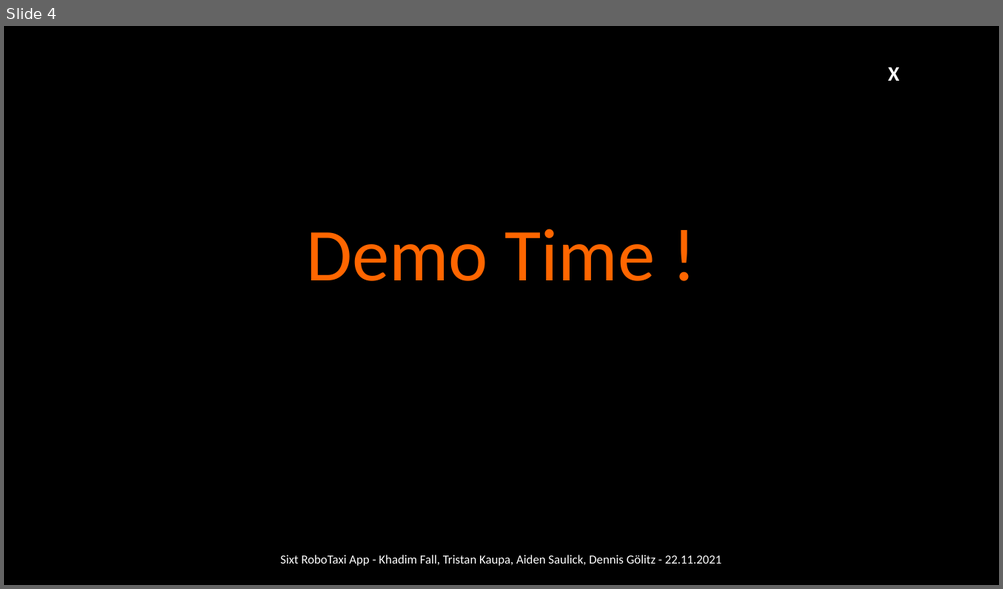
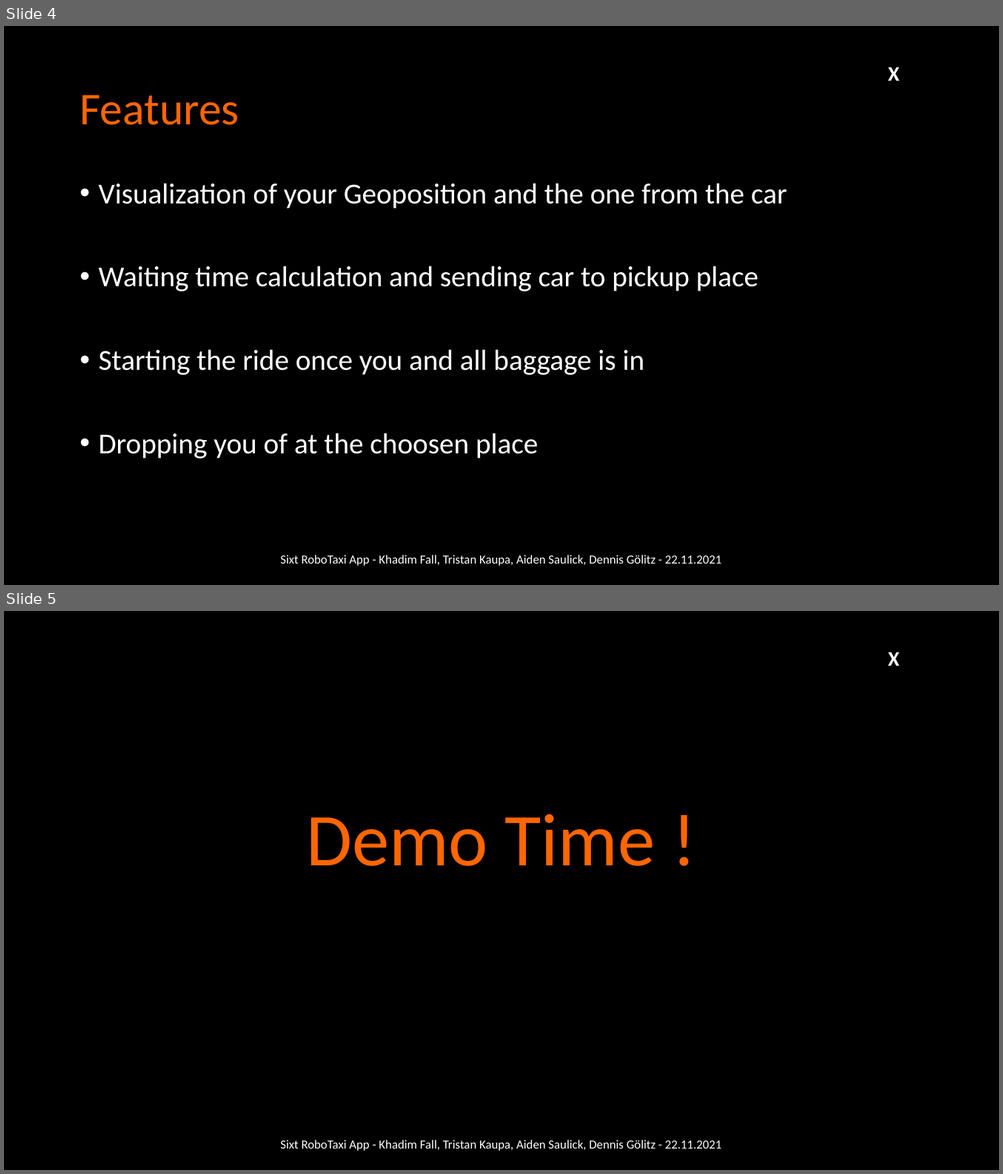
Before and after one commit to mono424/hackatum_sixt_flutter_app, a slide deck: Sixt_RoboTaxi_App.pptx. Shown one above the other, each under a label of ours: slide 4 before the commit, slides 4 and 5 after it. The pictures are 1003x589 and 1003x1174 pixels, drawn with LibreOffice and Linux fonts; fonts in the diff are those of the drawing; background and template pictures are left out. Boxes give left, top, right and bottom in pixels: in the first picture for what was removed or moved away, otherwise in the second. Text is boxed around its words. In the diff, an @@ line names an element or a change of style, - is before the commit and + after.

```diff
--- a/Sixt_RoboTaxi_App.pptx
+++ b/Sixt_RoboTaxi_App.pptx
@@ slide 4 added at [4, 26, 999, 585], background #000000; not listed: 1 template element that a slide beside it also shows @@
@@ title added at [79, 95, 239, 125], 44 pt, text #FF6600 @@
+Features
@@ text added at [99, 183, 787, 459], 28 pt, text #FFFFFF @@
+• Visualization of your Geoposition and the one from the car
+• Waiting time calculation and sending car to pickup place
+• Starting the ride once you and all baggage is in
+• Dropping you of at the choosen place
@@ text added at [280, 555, 721, 566], 12 pt, text #FFFFFF @@
+Sixt RoboTaxi App - Khadim Fall, Tristan Kaupa, Aiden Saulick, Dennis Gölitz - 22.11.2021
@@ what was slide 4 is now slide 5 @@
```
Also in this commit, not shown: 4 slides changed.
